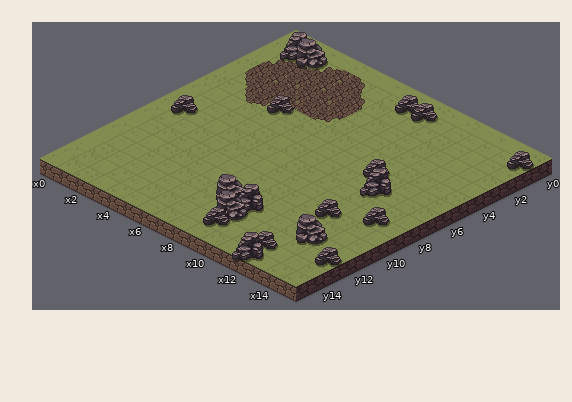
Two versions of a level (Tiled map, assets/map/map.tmx). This is how it looked before the edit.
Cells are 32x16 px. Isometric: x runs down to the right, y down to the left. Shown: x 0..15, y 0..15.
New version:
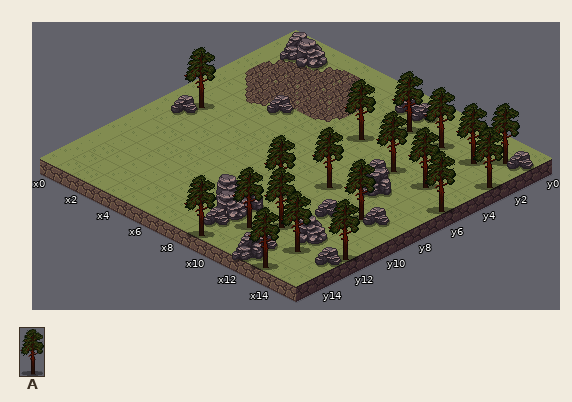
Key: from "pine": A 0.
_ is an empty cell.
Changes in this commit:
Layer "decorations":
y 0: x 13 _ -> A
y 1: x 8 _ -> A; x 10 _ -> A; x 12 _ -> A
y 2: x 14 _ -> A
y 3: x 7 _ -> A
y 4: x 10 _ -> A; x 12 _ -> A
y 5: x 14 _ -> A
y 6: x 0 _ -> A
y 7: x 9 _ -> A
y 8: x 12 _ -> A
y 9: x 8 _ -> A
y 11: x 10 _ -> A; x 14 _ -> A
y 12: x 9 _ -> A; x 12 _ -> A
y 14: x 8 _ -> A; x 12 _ -> A
Pixel boxes of the changes (left, top, right, bottom) in both pictures:
added: (184, 47, 216, 110)
added: (232, 71, 520, 270)
added: (184, 175, 216, 238)
